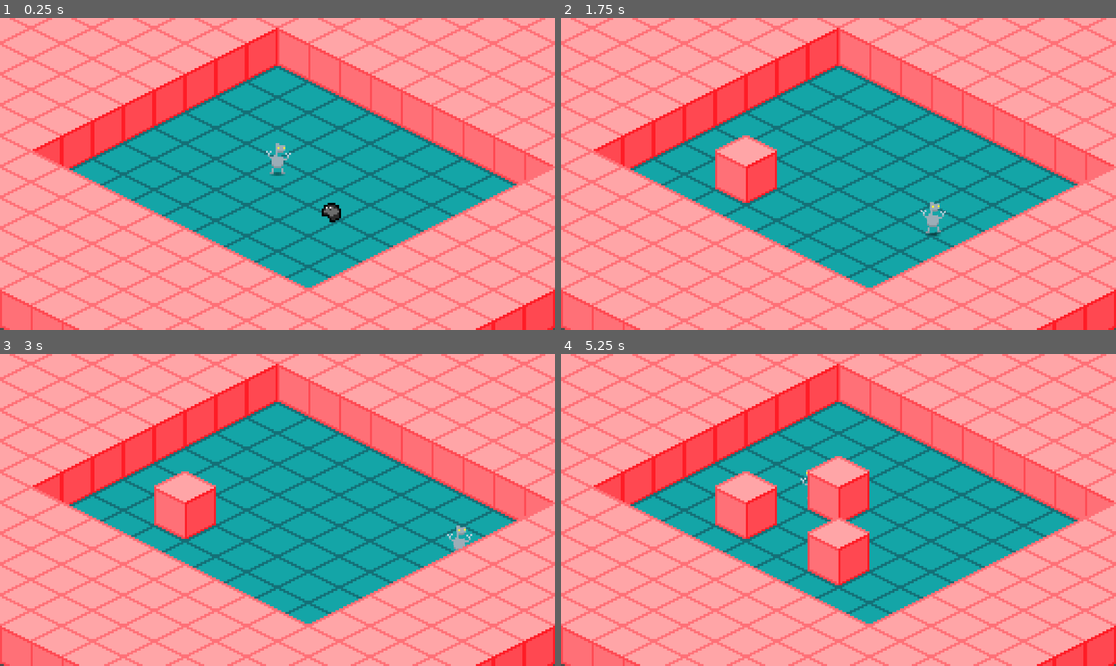
Above: before the commit, frames 1-4 (two rows, left to right).
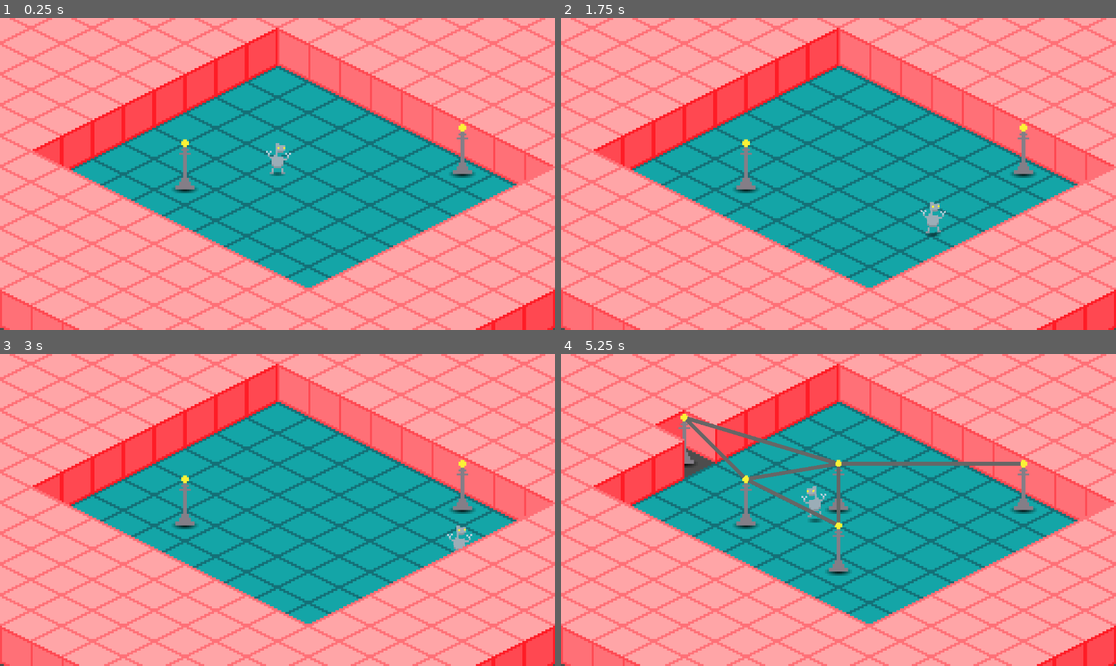
Above: after the commit, the same moments.

Repository: WesleyClements/bigmode-2025-game-jam
Game: Godot game, scene res://main.tscn
The game is run twice, just before and just after one commit, with the same random seed, the same clock (stepped at 60 frames per second) and the same inputs.
Inputs (mouse positions are in pixels of both pictures, inside the frame that each line leads up to):
- Up to frame 1 (0.25 s): no input
- Up to frame 2 (1.75 s): tap Enter at 0.5 s; move the mouse to (960, 158) at 0.52 s; hold D (move_right) 0.53-1.28 s; click (960, 158) at 0.6 s; right-click (960, 158) at 0.8 s; move the mouse to (727, 189) at 1.27 s; hold S (move_down) from 1.28 s (still down); right-click (727, 189) at 1.35 s; click (727, 189) at 1.55 s
- Up to frame 3 (3 s): move the mouse to (333, 441) at 2.02 s; release S (move_down) at 2.03 s; hold D (move_right) 2.03-2.78 s; click (333, 441) at 2.1 s; right-click (333, 441) at 2.3 s; tap Space at 2.75 s; move the mouse to (249, 572) at 2.77 s; hold W (move_up) from 2.78 s (still down); right-click (249, 572) at 2.85 s
- Up to frame 4 (5.25 s): click (810, 572) at 3.05 s; move the mouse to (1005, 556) at 3.52 s; release W (move_up) at 3.53 s; hold A (move_left) 3.53-5.03 s; click (1005, 556) at 3.6 s; right-click (1005, 556) at 3.8 s; move the mouse to (672, 463) at 4.27 s; right-click (672, 463) at 4.35 s; click (672, 463) at 4.55 s; move the mouse to (866, 510) at 5.02 s; hold S (move_down) from 5.03 s (still down); click (866, 510) at 5.1 s

The runs differ from the first frame. In frame 1, 0.8% of the frame differs, in the area x 12-86%, y 15-66%; in frame 2, 2.4%; in frame 3, 2.4%; in frame 4, 8.4%, in the area x 12-86%, y 15-75%.

Commit message:
made power poles added at runtime connect to others

Diff:
--- a/digging.gd
+++ /dev/null
@@ -1,17 +0,0 @@
-extends TileMapLayer
-
-func _physics_process(delta):
-	var tile : Vector2 = local_to_map(to_local(get_global_mouse_position()))
-	if (Input.is_action_just_pressed(&"mb_left")):
-		set_cell(tile,0,Vector2(0,0), 0)
-	if (Input.is_action_just_pressed(&"mb_right")):
-		erase_cell(tile)
-
-# Called when the node enters the scene tree for the first time.
-func _ready() -> void:
-	pass # Replace with function body.
-
-
-# Called every frame. 'delta' is the elapsed time since the previous frame.
-func _process(delta: float) -> void:
-	pass
--- a/main.tscn
+++ b/main.tscn
@@ -1,9 +1,8 @@
-[gd_scene load_steps=5 format=4 uid="uid://p5awsdsi1kea"]
+[gd_scene load_steps=4 format=4 uid="uid://p5awsdsi1kea"]
 
 [ext_resource type="TileSet" uid="uid://db4yk56aryubd" path="res://resources/terrain.TileSet.tres" id="1_lqee0"]
-[ext_resource type="PackedScene" uid="uid://t5swrc5qv61o" path="res://scenes/player.tscn" id="2_l8qed"]
-[ext_resource type="Script" path="res://digging.gd" id="2_lykg4"]
-[ext_resource type="PackedScene" uid="uid://dqcmb4di314pm" path="res://coal.tscn" id="4_d3qpk"]
+[ext_resource type="PackedScene" uid="uid://cj8ksno35aduj" path="res://scenes/player.tscn" id="2_l8qed"]
+[ext_resource type="Script" path="res://scripts/digging.gd" id="2_sh2ir"]
 
 [node name="Main" type="Node"]
 
@@ -12,20 +11,16 @@
 
 [node name="Walls" type="TileMapLayer" parent="World"]
 y_sort_enabled = true
-tile_map_data = PackedByteArray("AAAEAAUAAAAAAAAAAAADAAUAAAA …(4255 unchanged characters)… AAAAAAAAAIAPj/AAAAAAAAAAAIAPn/AAAAAAAAAAA=")
+tile_map_data = PackedByteArray("AAAEAAUAAAAAAAAAAAADAAUAAAA …(4255 unchanged characters)… AAAAAAAAAIAPj/AAAAAAAAAAAIAPn/AAAAAAAAAAD+/wIAAQAAAAAAAQACAP3/AQAAAAAAAQA=")
 tile_set = ExtResource("1_lqee0")
-script = ExtResource("2_lykg4")
+script = ExtResource("2_sh2ir")
 
 [node name="Player" parent="World" instance=ExtResource("2_l8qed")]
 
 [node name="Floors" type="TileMapLayer" parent="World"]
-y_sort_enabled = true
+z_index = -1
 tile_map_data = PackedByteArray("AAD8//3/AAAAAAIAAAD8//7/AAAAAAIAAAD8////AAAAAAIAAAD8/wAAAAAAAAIAAAD8/wEAAAAAAAIAAAD8/w …(1216 unchanged characters)…
 tile_set = ExtResource("1_lqee0")
 
-[node name="coal" parent="World" instance=ExtResource("4_d3qpk")]
-position = Vector2(28, 19)
-gravity_scale = 0.0
-
 [node name="Camera2D" type="Camera2D" parent="."]
 zoom = Vector2(4, 4)
--- a/resources/terrain.TileSet.tres
+++ b/resources/terrain.TileSet.tres
@@ -42,6 +42,7 @@
 0:2/0/y_sort_origin = -8
 
 [sub_resource type="TileSetScenesCollectionSource" id="TileSetScenesCollectionSource_ffiui"]
+resource_name = "machines"
 scenes/1/scene = ExtResource("5_cm0g2")
 
 [resource]
--- a/scenes/power_pole.gd
+++ b/scenes/power_pole.gd
@@ -4,58 +4,128 @@
 
 static var next_id: int = 0
 
+enum ConnectionType {
+	POLE,
+	MACHINE
+}
+
+@export var wire_template: PackedScene
+@export var pole_connection_limit: int = 4
 @export var default_wire_color: Color = Color(0.4, 0.4, 0.4)
 @export var powered_wire_color: Color = Color(1, 1, 0)
+@export var wire_width: float = 1.5
 
 var id: int = 0
-var powered: bool = false
+var powered: bool = false:
+	set = set_powered
 
 var attached_machines: Dictionary = {}
 
 @onready var attachment_point: Marker2D = $AttachmentPoint
+@onready var wires: Node2D = $Wires
 
 func _ready() -> void:
 	id = next_id
-	print("Power pole ID: ", id)
+	print(id)
 	next_id += 1
 
-func _draw() -> void:
-	var color = powered_wire_color if powered else default_wire_color
+func _exit_tree() -> void:
 	for machine in attached_machines.keys():
-		var connection: MachineConnection = attached_machines.get(machine)
-		if not connection.should_draw:
-			continue
-		print("Drawing connection")
-		print(attachment_point.global_position)
-		draw_line(to_local(attachment_point.global_position), to_local(connection.attachment_point.global_position), color, 1.5)
-	pass
+		print("disconnecting machine")
+		disconnect_machine(machine)
 
 func get_attachment_point() -> Marker2D:
 	return attachment_point
 
+func set_powered(value: bool) -> void:
+	if value == powered:
+		return
+	powered = value
+	update_wires()
+	for machine in attached_machines.keys():
+		assert(machine.has_method(&"set_powered"))
+		# TODO fix power propagation
+		machine.set_powered(powered)
 
-func connect_machine(machine: Node) -> void:
+func connect_machine(machine: Node) -> bool:
 	assert(machine.is_in_group(&"machines"))
 	assert(machine.has_method(&"get_attachment_point"))
-	var connection := MachineConnection.create(true, machine.get_attachment_point())
+	if attached_machines.has(machine):
+		return false
+
+	if not machine is PowerPole:
+		var connection := MachineConnection.new()
+		connection.type = ConnectionType.MACHINE
+		connection.attachment_point = machine.get_attachment_point()
+		attached_machines[machine] = connection
+		update_wires()
+		return true
+
+	var pole_count := 0
+
+	for connection in attached_machines.values():
+		if connection.type == ConnectionType.POLE:
+			pole_count += 1
+
+	if pole_count > pole_connection_limit:
+		var min_distance: float = machine.get_attachment_point().global_position.distance_to(attachment_point.global_position)
+		var closest_pole: PowerPole = machine
+		for other_machine in attached_machines.keys():
+			if not other_machine is PowerPole:
+				continue
+			var distance: float = machine.get_attachment_point().global_position.distance_to(other_machine.get_attachment_point().global_position)
+			if distance < min_distance:
+				min_distance = distance
+				closest_pole = other_machine as PowerPole
+		if closest_pole == machine:
+			return false
+		closest_pole.disconnect_machine(machine)
+
+	var connection := MachineConnection.new()
+	connection.type = ConnectionType.POLE
+	connection.attachment_point = machine.get_attachment_point()
 	attached_machines[machine] = connection
-	if machine is PowerPole:
-		if (powered == machine.powered and machine.id < id) or (not powered and machine.powered):
-			connection.should_draw = false
-			return
-	queue_redraw()
 
-	# TODO: Connect the machine to the power pole.
+	if (powered == machine.powered and id < machine.id):
+		update_wires()
+		return true
+	if powered and not machine.powered:
+		update_wires()
+		return true
+
+	return not machine.connect_machine(self)
+
 
 func disconnect_machine(machine: Node) -> void:
 	var connection: MachineConnection = attached_machines.get(machine)
+	attached_machines.erase(machine)
 	if connection == null:
 		return
 	if machine is PowerPole:
 		machine.disconnect_machine(self)
-	attached_machines.erase(machine)
-	if connection.should_draw:
-		queue_redraw()
+	update_wires()
+
+func update_wires() -> void:
+	# TODO update wires instead of recreating them
+	for wire in wires.get_children():
+		wires.remove_child(wire)
+		wire.queue_free()
+
+	var color = powered_wire_color if powered else default_wire_color
+	for machine in attached_machines.keys():
+		if machine == null:
+			continue
+		var connection: MachineConnection = attached_machines.get(machine)
+		if not connection.type == ConnectionType.POLE:
+			continue
+		var pole: PowerPole = machine as PowerPole
+		if pole.powered == powered and pole.id < id:
+			continue
+		var offset := 1.5 * (connection.attachment_point.global_position - attachment_point.global_position).normalized()
+		var line := wire_template.instantiate()
+		wires.add_child(line)
+		line.default_color = color
+		line.points = [line.to_local(attachment_point.global_position) + offset, line.to_local(connection.attachment_point.global_position) - offset]
 
 func on_connection_area_body_entered(body: Node) -> void:
 	if body == self:
@@ -65,11 +135,10 @@
 	connect_machine(body)
 
 class MachineConnection:
-	var should_draw: bool
+	var type: ConnectionType
 	var attachment_point: Marker2D
 
-	static func create(should_draw: bool, attachment_point: Marker2D) -> MachineConnection:
-		var connection = MachineConnection.new()
-		connection.should_draw = should_draw
-		connection.attachment_point = attachment_point
+	static func create(_attachment_point: Marker2D) -> MachineConnection:
+		var connection := MachineConnection.new()
+		connection.attachment_point = _attachment_point
 		return connection
--- a/scenes/power_pole.tscn
+++ b/scenes/power_pole.tscn
@@ -1,7 +1,8 @@
-[gd_scene load_steps=6 format=3 uid="uid://c4cd34odmmos7"]
+[gd_scene load_steps=7 format=3 uid="uid://c4cd34odmmos7"]
 
 [ext_resource type="Script" path="res://scenes/power_pole.gd" id="1_213qv"]
 [ext_resource type="Texture2D" uid="uid://bc84nblp227ia" path="res://assets/sprites/power_pole.png" id="1_xfd3o"]
+[ext_resource type="PackedScene" uid="uid://c7nx4xr0tlq18" path="res://scenes/wire.tscn" id="2_g03d0"]
 
 [sub_resource type="Gradient" id="Gradient_3665m"]
 colors = PackedColorArray(0, 0, 0, 1, 0, 0, 0, 0)
@@ -15,12 +16,13 @@
 fill_to = Vector2(0.5, 0)
 
 [sub_resource type="CircleShape2D" id="CircleShape2D_bic4p"]
-radius = 160.0
+radius = 96.0
 
 [node name="PowerPole" type="StaticBody2D" groups=["machines"]]
 collision_layer = 8
 collision_mask = 0
 script = ExtResource("1_213qv")
+wire_template = ExtResource("2_g03d0")
 
 [node name="AttachmentPoint" type="Marker2D" parent="."]
 position = Vector2(0, -24)
@@ -33,13 +35,17 @@
 offset = Vector2(0, -12)
 
 [node name="ConnectionArea" type="Area2D" parent="."]
-collision_layer = 0
+collision_layer = 8
 collision_mask = 8
 
 [node name="CollisionShape2D" type="CollisionShape2D" parent="ConnectionArea"]
+scale = Vector2(1, 0.5)
 shape = SubResource("CircleShape2D_bic4p")
 
 [node name="CollisionPolygon2D" type="CollisionPolygon2D" parent="."]
 polygon = PackedVector2Array(4, 0, 0, 2, -4, 0, 0, -2)
 
+[node name="Wires" type="Node2D" parent="."]
+z_index = 100
+
 [connection signal="body_entered" from="ConnectionArea" to="." method="on_connection_area_body_entered"]
--- /dev/null
+++ b/scenes/wire.tscn
@@ -0,0 +1,5 @@
+[gd_scene format=3 uid="uid://c7nx4xr0tlq18"]
+
+[node name="Wire" type="Line2D"]
+y_sort_enabled = true
+width = 2.0
--- /dev/null
+++ b/scripts/digging.gd
@@ -0,0 +1,8 @@
+extends TileMapLayer
+
+func _physics_process(_delta: float) -> void:
+	var tile := local_to_map(to_local(get_global_mouse_position()))
+	if (Input.is_action_just_pressed(&"mb_left")):
+		set_cell(tile, 1, Vector2(0, 0), 1)
+	if (Input.is_action_just_pressed(&"mb_right")):
+		erase_cell(tile)
Not shown: 1 places in resources/terrain.TileSet.tres that only renumber resources
Not shown, removed: resources/temp
Not shown, removed: scripts/temp
